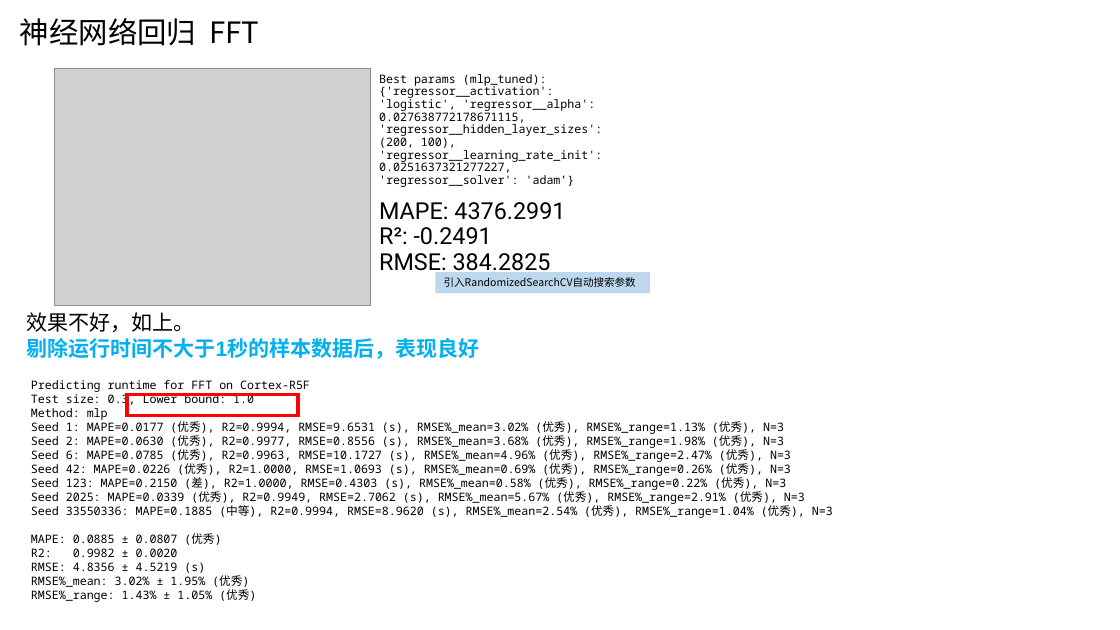
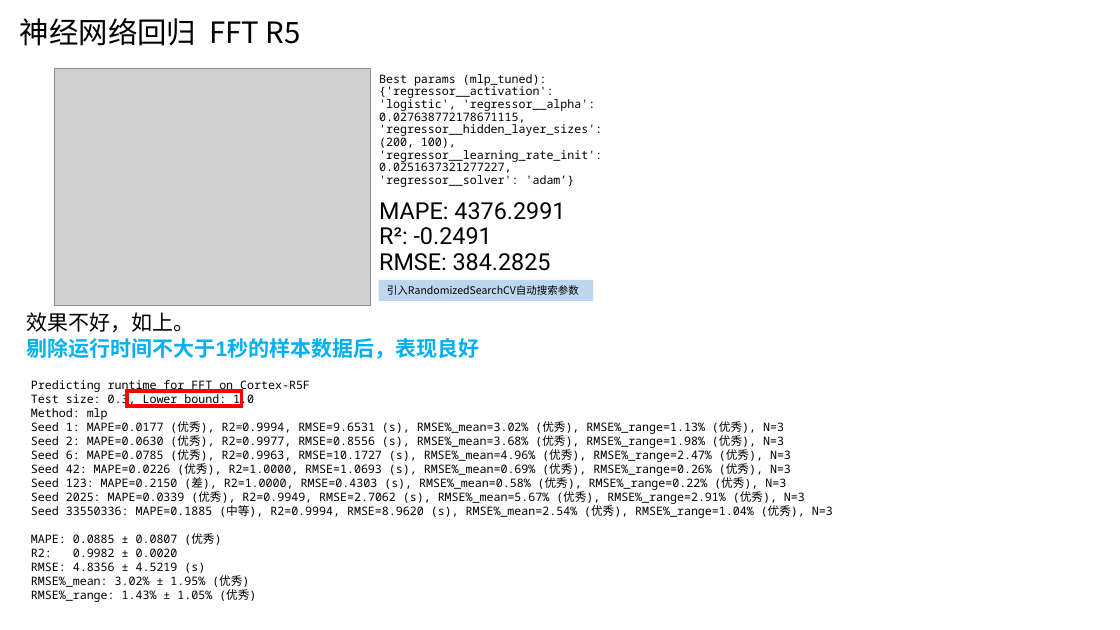
Before and after one commit to AE-26710/Time-Prediction, a slide deck: slide 13 of 20251106-同平台runtime预测-金.pptx (slide 17 before the commit). Drawn at 1120x630 pixels with LibreOffice and Linux fonts; fonts in the diff are those of the drawing; grey boxes stand for pictures. Boxes give left, top, right and bottom in pixels: in the first picture for what was removed or moved away, otherwise in the second. Text is boxed around its words. In the diff, an @@ line names an element or a change of style, - is before the commit and + after.

```diff
--- a/20251106-同平台runtime预测-金.pptx
+++ b/20251106-同平台runtime预测-金.pptx
@@ title at <box>20,18,301,46</box>: text changed @@
-神经网络回归 FFT
+神经网络回归 FFT R5
@@ rectangle "引入RandomizedSearchCV自动搜索参数": place and size @@
-rectangle "引入RandomizedSearchCV自动搜索参数" at <box>435,272,649,293</box>
+rectangle "引入RandomizedSearchCV自动搜索参数" at <box>379,280,593,301</box>
@@ rectangle: place and size @@
-rectangle at <box>127,395,298,416</box>
+rectangle at <box>127,392,241,407</box>
```
Also in this commit, not shown: 6 other slides changed, 13 slides removed, 11 other files.
